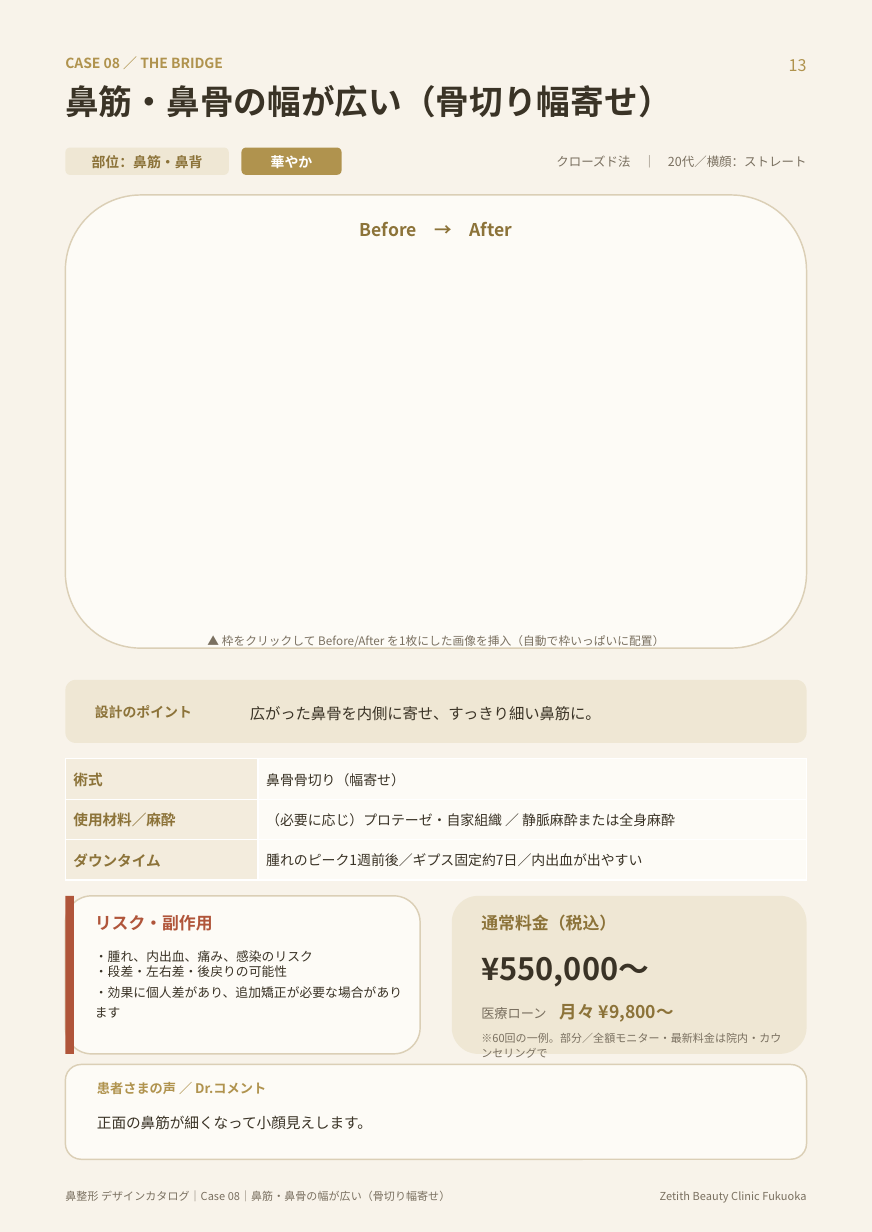
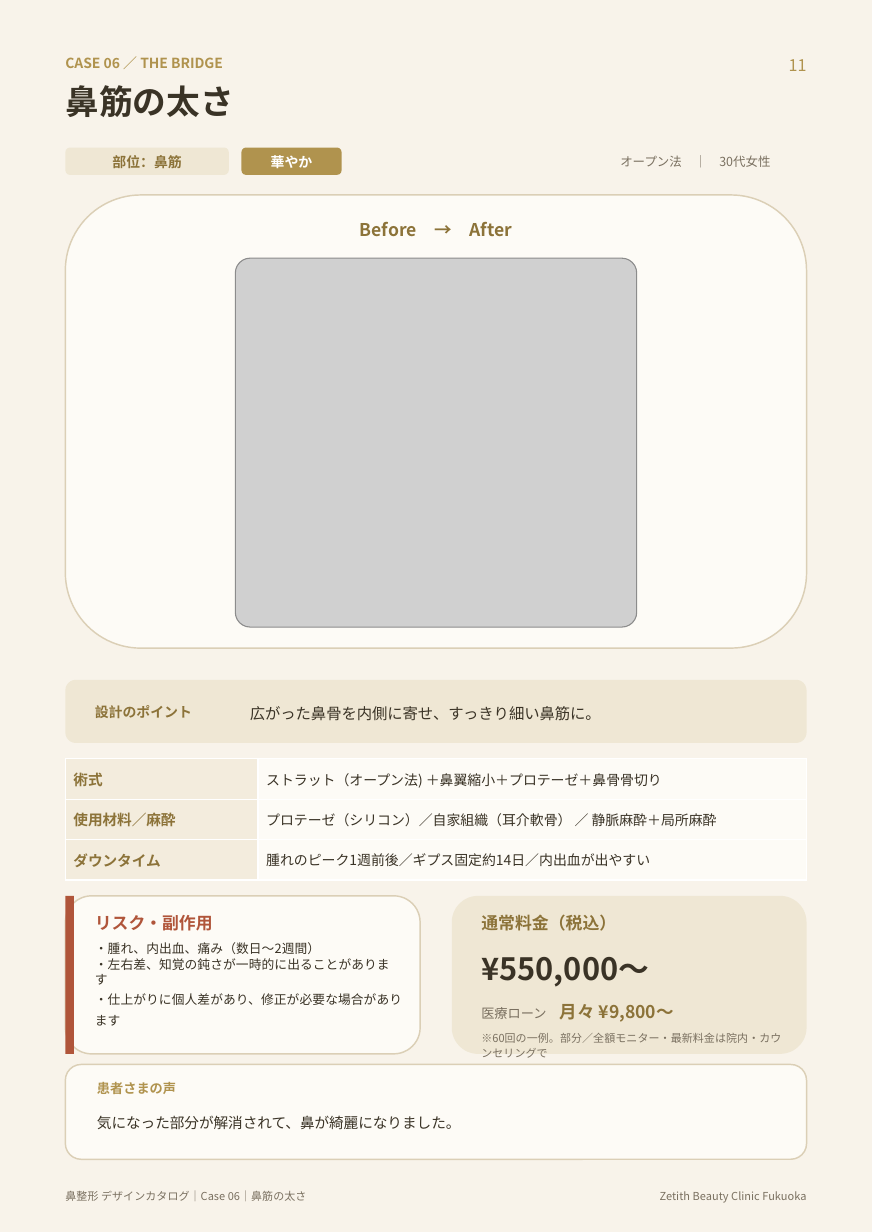
Before and after one commit to hidekkobonba/nosejob, a slide deck: slide 12 of 鼻整形_デザインカタログ.pptx (slide 14 before the commit). Drawn at 872x1232 pixels with LibreOffice and Linux fonts; fonts in the diff are those of the drawing; grey boxes stand for pictures. Boxes give left, top, right and bottom in pixels: in the first picture for what was removed or moved away, otherwise in the second. Text is boxed around its words. In the diff, an @@ line names an element or a change of style, - is before the commit and + after.

```diff
--- a/鼻整形_デザインカタログ.pptx
+++ b/鼻整形_デザインカタログ.pptx
@@ text at (789,59,807,71): text changed @@
-13
+11
@@ text at (65,85,233,117): text changed @@
-鼻筋・鼻骨の幅が広い（骨切り幅寄せ）
+鼻筋の太さ
@@ text at (112,155,181,169): text changed @@
-部位：鼻筋・鼻背
+部位：鼻筋
@@ text removed at (556,155,807,167) @@
-クローズド法 ｜ 20代／横顔：ストレート
@@ text added at (620,155,770,167), 8.5 pt, text #7A7060 @@
+オープン法 ｜ 30代女性
@@ picture added at (235,258,637,627) @@
@@ text removed at (222,635,664,649) @@
-▲ 枠をクリックして Before/After を1枚にした画像を挿入（自動で枠いっぱいに配置）
@@ table at (65,759,807,880) @@
-row 1, column 2: 鼻骨骨切り（幅寄せ）
+row 1, column 2: ストラット（オープン法) ＋鼻翼縮小＋プロテーゼ＋鼻骨骨切り
-row 2, column 2: （必要に応じ）プロテーゼ・自家組織 ／ 静脈麻酔または全身麻酔
+row 2, column 2: プロテーゼ（シリコン）／自家組織（耳介軟骨） ／ 静脈麻酔＋局所麻酔
-row 3, column 2: 腫れのピーク1週前後／ギプス固定約7日／内出血が出やすい
+row 3, column 2: 腫れのピーク1週前後／ギプス固定約14日／内出血が出やすい
@@ text at (95,942,402,1026): text changed @@
-・腫れ、内出血、痛み、感染のリスク
-・段差・左右差・後戻りの可能性
-・効果に個人差があり、追加矯正が必要な場合があります
+・腫れ、内出血、痛み（数日〜2週間）
+・左右差、知覚の鈍さが一時的に出ることがあります
+・仕上がりに個人差があり、修正が必要な場合があります
@@ text at (97,1082,176,1094): text changed @@
-患者さまの声 ／ Dr.コメント
+患者さまの声
@@ text at (97,1115,461,1130): text changed @@
-正面の鼻筋が細くなって小顔見えします。
+気になった部分が解消されて、鼻が綺麗になりました。
@@ text at (65,1190,307,1201): text changed @@
-鼻整形 デザインカタログ｜Case 08｜鼻筋・鼻骨の幅が広い（骨切り幅寄せ）
+鼻整形 デザインカタログ｜Case 06｜鼻筋の太さ
```
Also in this commit, not shown: 27 other slides changed, 2 slides removed.
